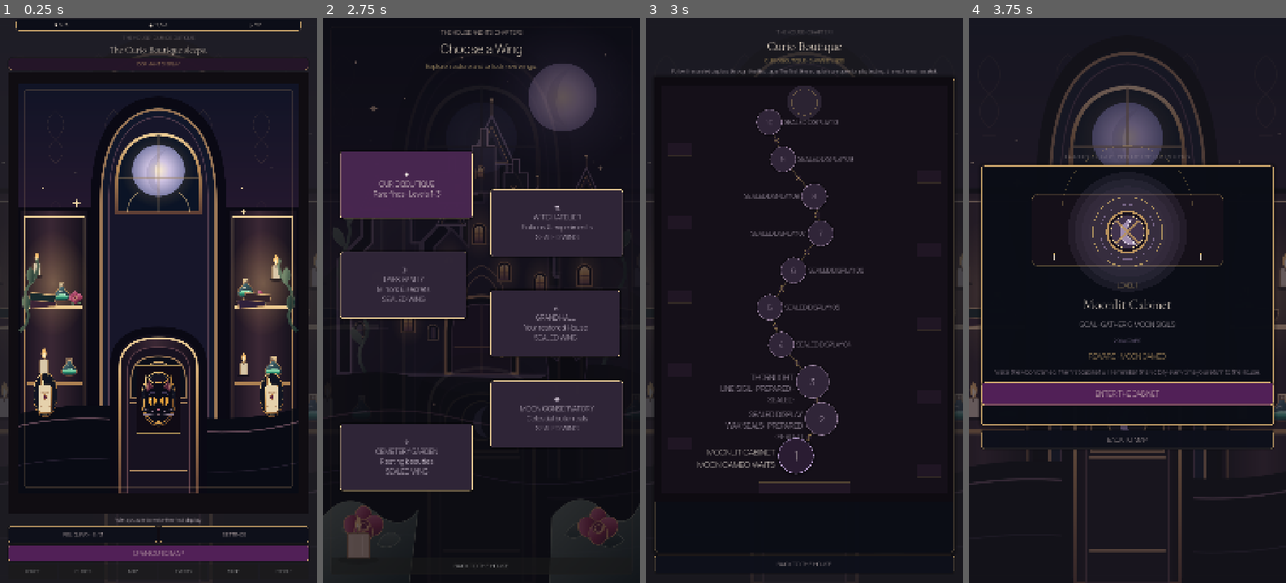
Above: before the commit, frames 1-4 (left to right).
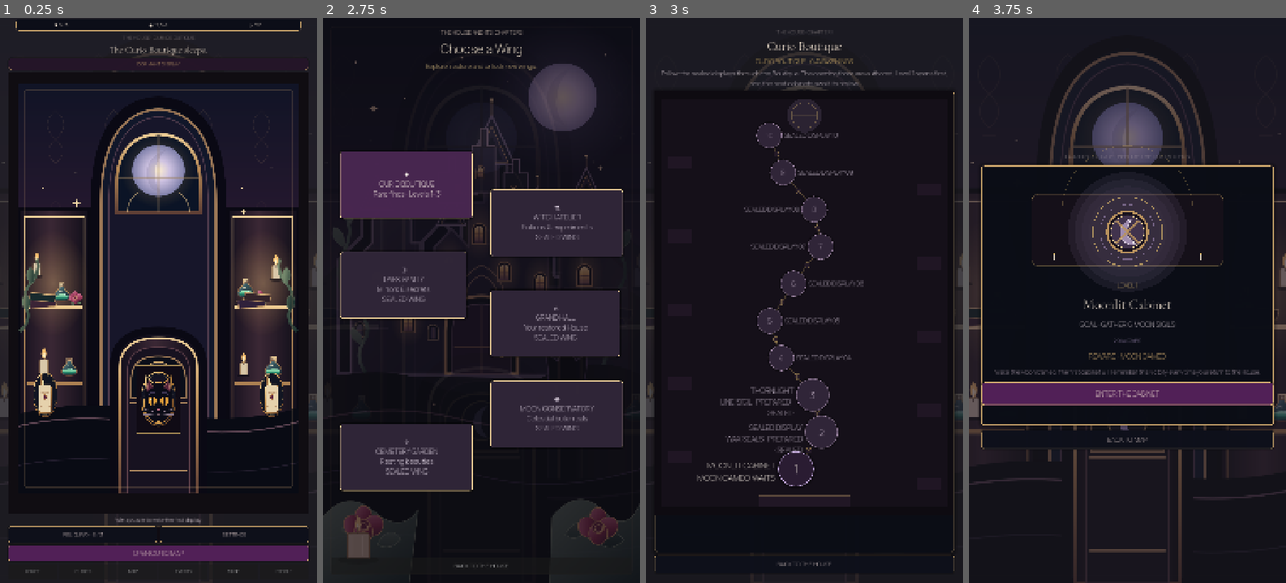
Above: after the commit, the same moments.

Repository: Jay-prodesign/akilta-match3
Game: Godot game, scene res://src/app/app_bootstrap.tscn
The game is run twice, just before and just after one commit, with the same random seed, the same clock (stepped at 60 frames per second) and the same inputs.
Inputs:
- Up to frame 1 (0.25 s): no input
- Up to frame 2 (2.75 s): click "RELIQUARY · 0 / 3" at 0.5 s; click "BACK TO THE HOUSE" at 1.25 s; click "OPEN CURIO MAP" at 2 s
- Up to frame 3 (3 s): click "✦ CURIO BOUTIQUE Rare finds ·…" at 2.75 s
- Up to frame 4 (3.75 s): click "1" at 3.5 s

Frames 1-2 are identical in both runs. In frame 3, 8.3% of the frame differs, in the area x 2-98%, y 7-88%; in frame 4, nothing differs.

Commit message:
fix(map): make opening-set readiness and Level 1 approval gate consistent

Diff:
--- a/src/ui/map/chapter_map.tscn
+++ b/src/ui/map/chapter_map.tscn
@@ -68,15 +68,15 @@
 [node name="Progress" type="Label" parent="Layout"]
 layout_mode = 2
 theme_override_colors/font_color = Color(0.851, 0.71, 0.416, 1)
-theme_override_font_sizes/font_size = 18
+theme_override_font_sizes/font_size = 22
 text = "CURIO BOUTIQUE · 0 AWAKENINGS"
 horizontal_alignment = 1
 
 [node name="Intro" type="Label" parent="Layout"]
 layout_mode = 2
 theme_override_colors/font_color = Color(0.851, 0.804, 0.835, 1)
-theme_override_font_sizes/font_size = 17
-text = "Follow the sealed displays through the Boutique. The first three displays are open for playtesting; the rest remain sealed."
+theme_override_font_sizes/font_size = 22
+text = "Follow the sealed displays through the Boutique. The opening three are authored; Level 1 opens first, and the next cabinets await its review."
 horizontal_alignment = 1
 autowrap_mode = 2
 
